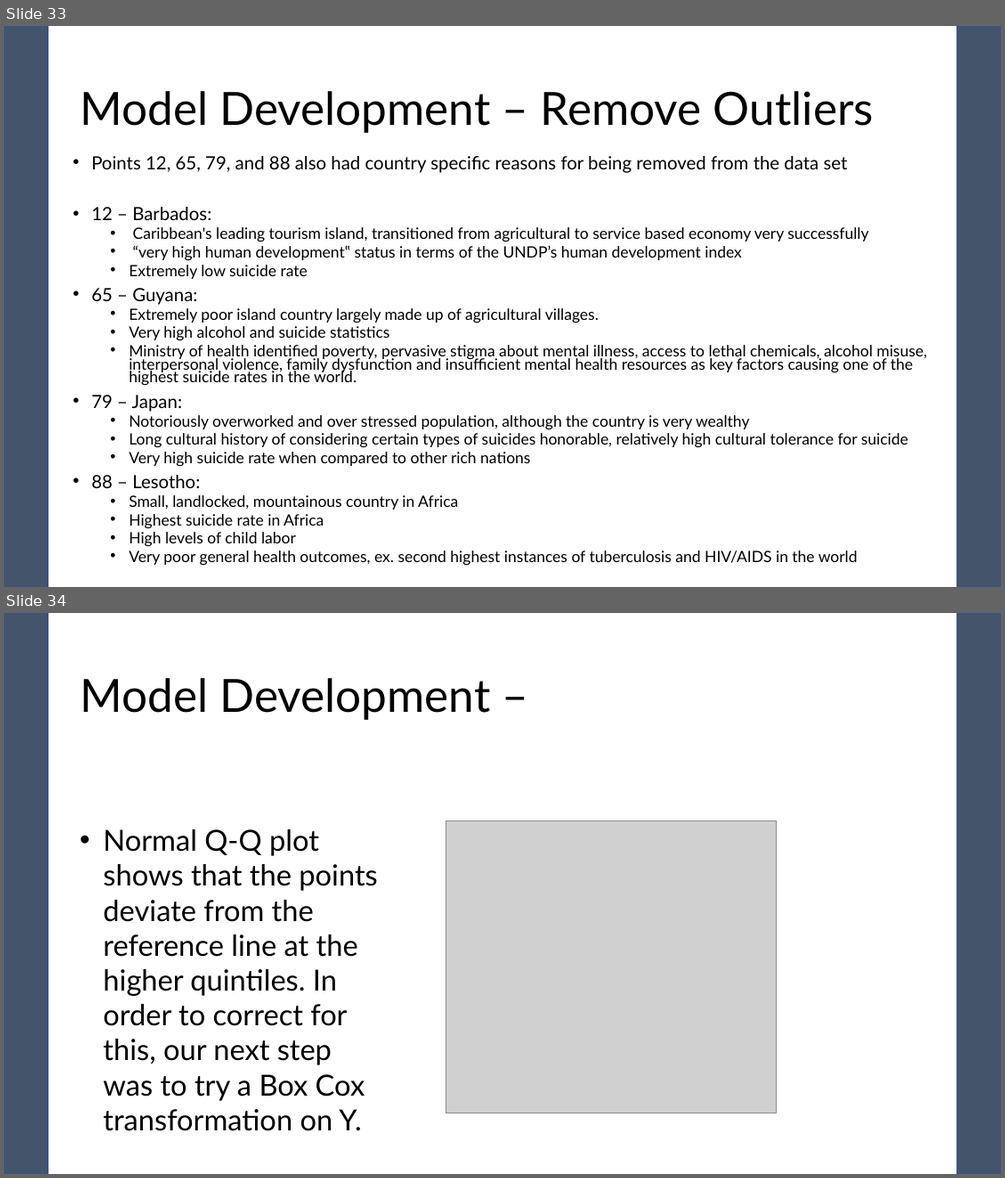
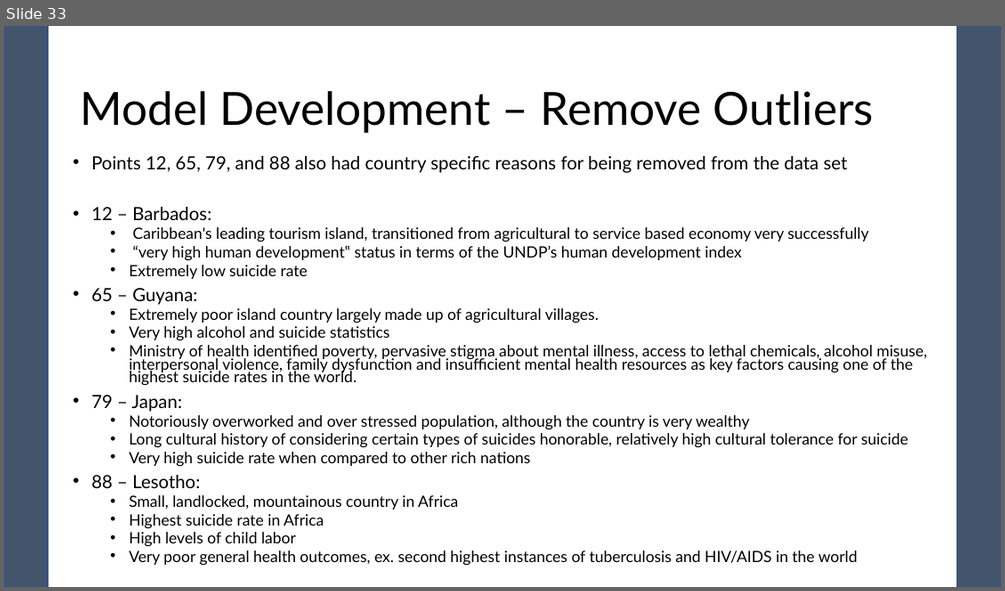
Before and after one commit to pewilliams/regression-mei-team-proj, a slide deck: presentation/Team-25.pptx. Shown one above the other, each under a label of ours: slides 33 and 34 before the commit, slide 33 after it. The pictures are 1005x1178 and 1005x591 pixels, drawn with LibreOffice and Linux fonts; fonts in the diff are those of the drawing; grey boxes stand for pictures. Boxes give left, top, right and bottom in pixels: in the first picture for what was removed or moved away, otherwise in the second. Text is boxed around its words. In the diff, an @@ line names an element or a change of style, - is before the commit and + after.

```diff
--- a/presentation/Team-25.pptx
+++ b/presentation/Team-25.pptx
@@ slide 34 removed at bbox=[4, 613, 1001, 1174], background #FFFFFF; not listed: 2 template elements that a slide beside it also shows @@
@@ title removed at bbox=[80, 678, 490, 720] @@
-Model Development –
@@ picture removed at bbox=[446, 821, 777, 1112] @@
@@ text removed at bbox=[103, 829, 377, 1131] @@
-• Normal Q-Q plot shows that the points deviate from the reference line at the higher quintiles. In order to correct for this, our next step was to try a Box Cox transformation on Y.
```
Also in this commit, not shown: 1 slide changed, 2 slides added.
